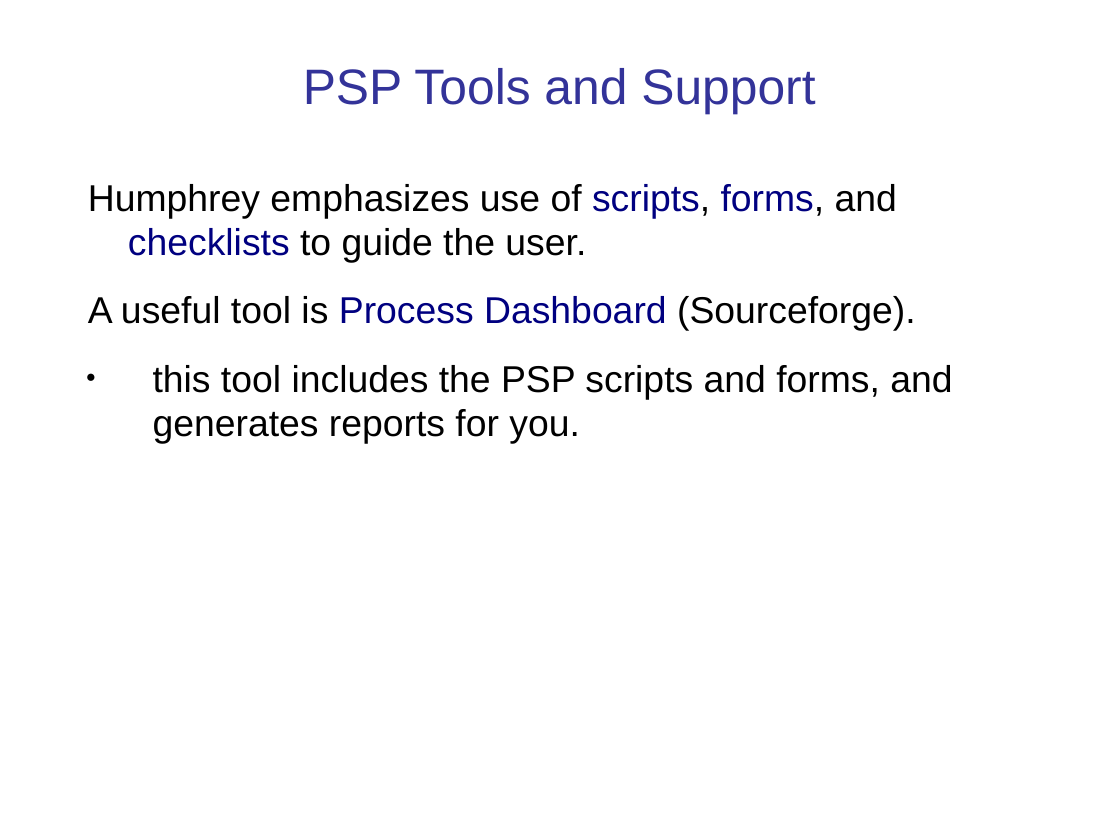
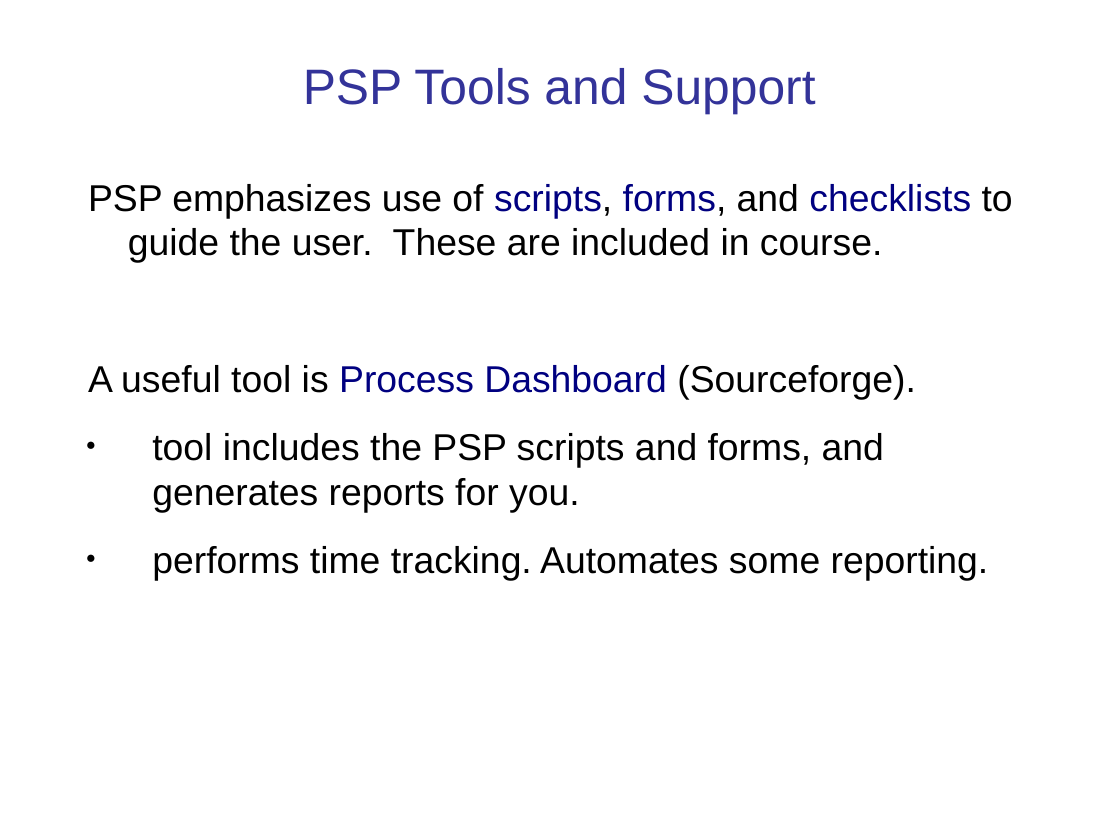
Before and after one commit to cpske/ISP, a slide deck: slide 38 of intro/Introduction-software-process.ppt (slide 33 before the commit). Drawn at 1120x840 pixels with LibreOffice and Linux fonts; fonts in the diff are those of the drawing. Boxes give left, top, right and bottom in pixels: in the first picture for what was removed or moved away, otherwise in the second. Text is boxed around its words. In the diff, an @@ line names an element or a change of style, - is before the commit and + after.

Commit message:
Update intro to course

```diff
--- a/intro/Introduction-software-process.ppt
+++ b/intro/Introduction-software-process.ppt
@@ text at bbox=[88, 184, 1013, 263]: text changed @@
-Humphrey emphasizes use of scripts, forms, and checklists to guide the user.
+PSP emphasizes use of scripts, forms, and checklists to guide the user. These are included in course.
@@ text at bbox=[152, 433, 989, 580]: text changed @@
-● this tool includes the PSP scripts and forms, and generates reports for you.
+● tool includes the PSP scripts and forms, and generates reports for you.
+● performs time tracking. Automates some reporting.
```
Also in this commit, not shown: 22 other slides changed, 11 slides added, 9 slides removed, 6 other files.
